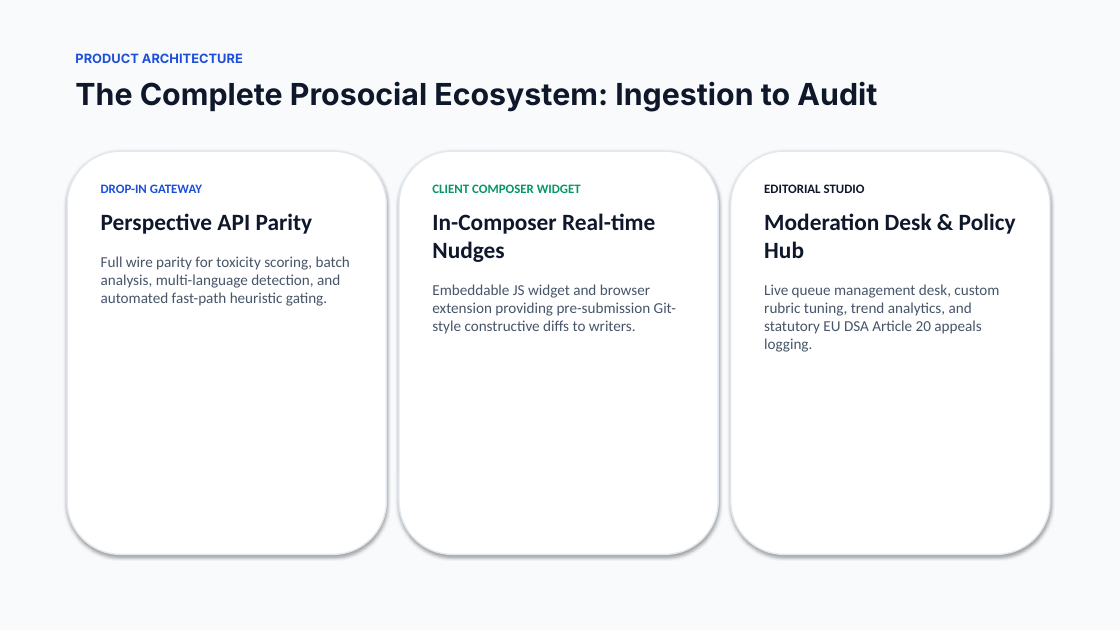
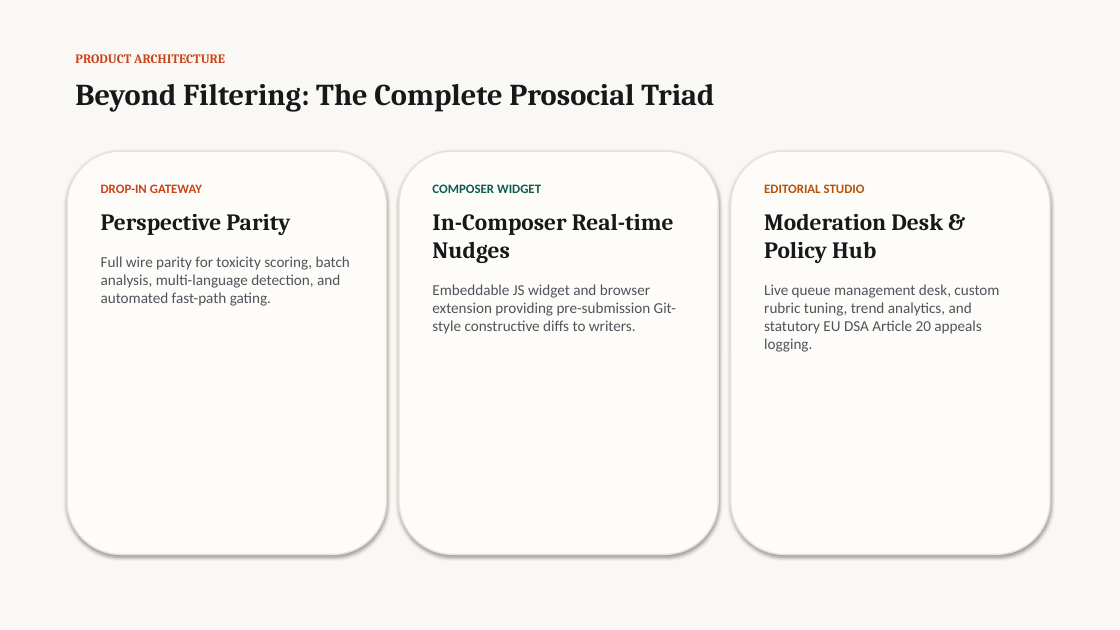
Before and after one commit to bhaskarpandey2708/beyond-likes, a slide deck: slide 6 of brand/Normative_Intelligence_Pitch_Deck.pptx. Drawn at 1120x630 pixels with LibreOffice and Linux fonts; fonts in the diff are those of the drawing. Boxes give left, top, right and bottom in pixels: in the first picture for what was removed or moved away, otherwise in the second. Text is boxed around its words. In the diff, an @@ line names an element or a change of style, - is before the commit and + after.

Commit message:
Refactor Pitch Deck and Docs Studio to Warm Terracotta and Linen Editorial design system

```diff
--- a/brand/Normative_Intelligence_Pitch_Deck.pptx
+++ b/brand/Normative_Intelligence_Pitch_Deck.pptx
@@ rectangle at [0,0,1120,630]: fill #F8FAFC to #FAF8F5 @@
@@ text "PRODUCT ARCHITECTURE" at [75,54,225,63]: font Inter to Cambria, text colour #1D4ED8 to #C8441B @@
@@ text at [75,84,714,112]: text changed; font Inter to Cambria; text colour #0F172A to #18181B @@
-The Complete Prosocial Ecosystem: Ingestion to Audit
+Beyond Filtering: The Complete Prosocial Triad
@@ fill #FFFFFF to #FDFCF9; outline #E2E8F0 1.2 pt to #E8E3D8 1.2 pt in 3 elements at [67,151,386,555], [399,151,718,555], [731,151,1050,555] @@
@@ text "EDITORIAL STUDIO" at [764,184,999,352]: text colour #0F172A to #B45309 in "EDITORIAL STUDIO"; font Calibri to Cambria, text colour #0F172A to #18181B in "Moderation Desk & Policy Hub"; text colour #475569 to #52525B in "Live queue management desk, custom rubric tuning, ..." @@
@@ text at [101,184,202,193]: text colour #1D4ED8 to #C8441B in "DROP-IN GATEWAY" @@
@@ text at [432,184,541,193]: text changed; text colour #059669 to #0D5C4E @@
-CLIENT COMPOSER WIDGET
+COMPOSER WIDGET
@@ text at [101,214,350,306]: text changed; text colour #475569 to #52525B @@
-Perspective API Parity
-Full wire parity for toxicity scoring, batch analysis, multi-language detection, and automated fast-path heuristic gating.
+Perspective Parity
+Full wire parity for toxicity scoring, batch analysis, multi-language detection, and automated fast-path gating.
@@ text at [432,214,676,334]: font Calibri to Cambria, text colour #0F172A to #18181B in "In-Composer Real-time Nudges"; text colour #475569 to #52525B in "Embeddable JS widget and browser extension providing ..." @@
```
Also in this commit, not shown: 11 other slides changed, 5 other files.
